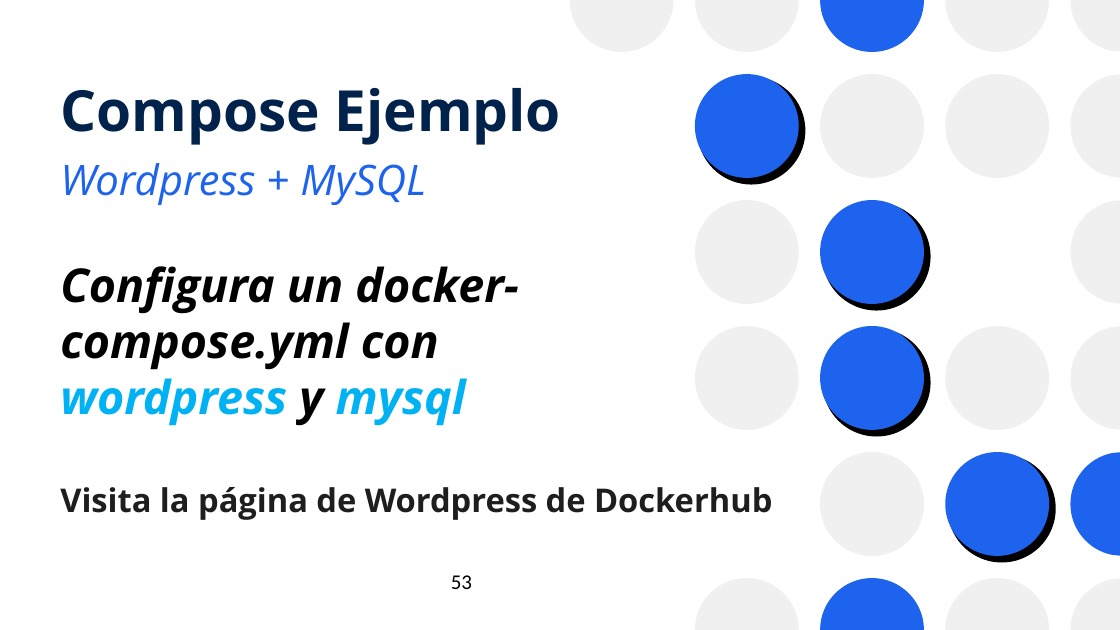
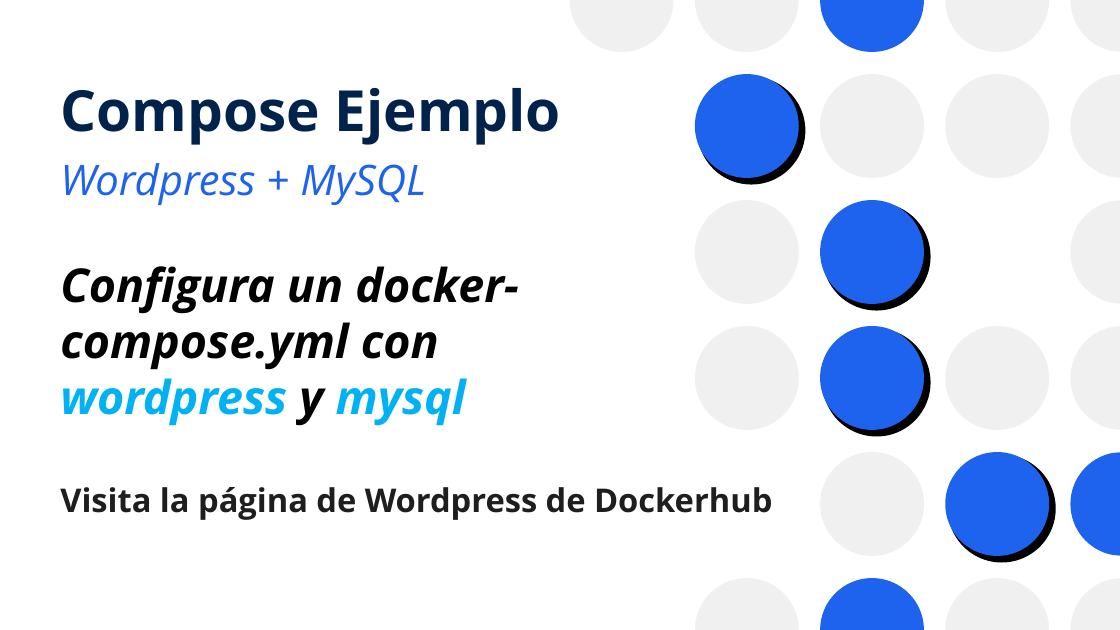
Before and after one commit to josanri/docker-workshop, a slide deck: slide 52 of Introducción a Docker.pptx (slide 53 before the commit). Drawn at 1120x630 pixels with LibreOffice and Linux fonts; fonts in the diff are those of the drawing. Boxes give left, top, right and bottom in pixels: in the first picture for what was removed or moved away, otherwise in the second. Text is boxed around its words. In the diff, an @@ line names an element or a change of style, - is before the commit and + after.

```diff
--- a/Introducción a Docker.pptx
+++ b/Introducción a Docker.pptx
@@ page number removed at [451, 575, 472, 589] @@
-53
```
Also in this commit, not shown: 14 other slides changed, 1 slide added, 1 slide removed, 1 other file.
